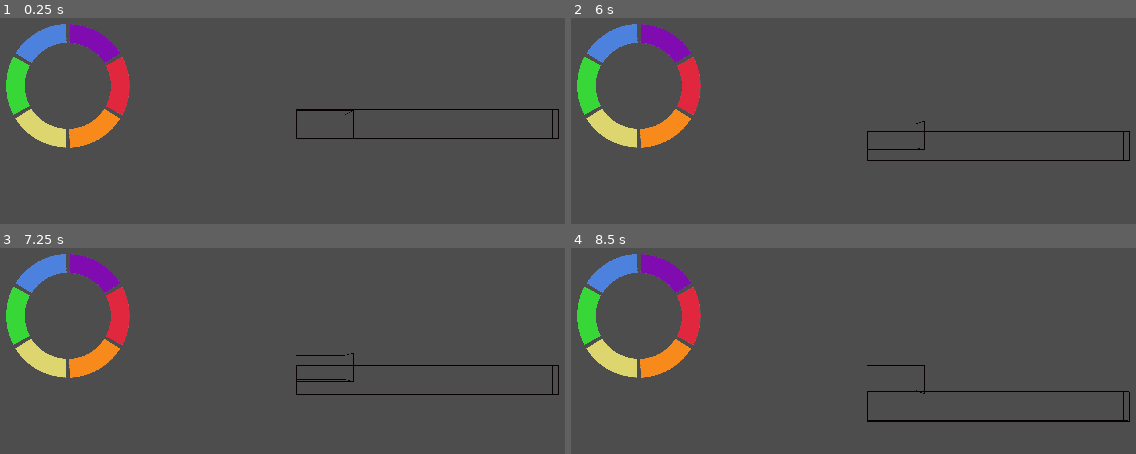
Above: before the commit, frames 1-4 (two rows, left to right).
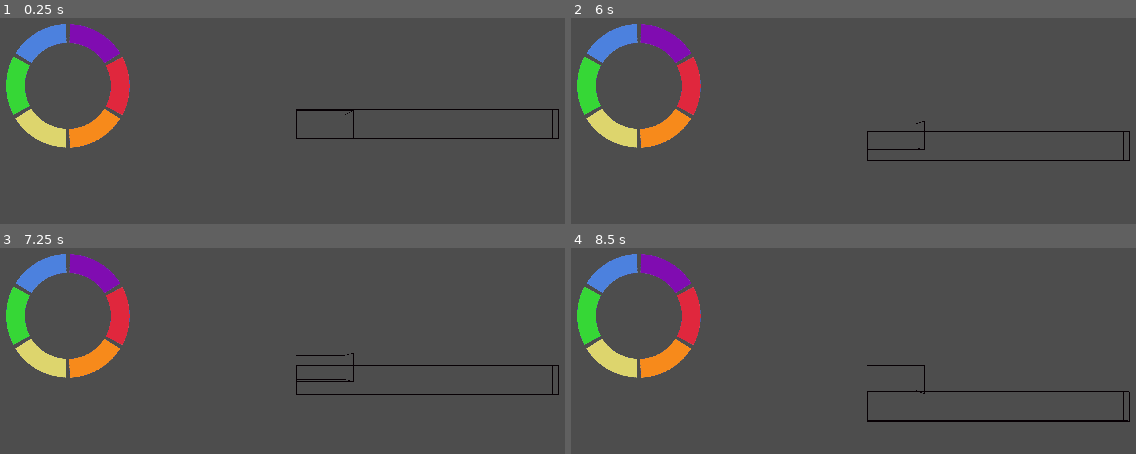
Above: after the commit, the same moments.

Repository: shibechef/sandbird
Game: Godot game, scene res://scenes/program.tscn
Two runs of this game, one before a commit and one after it. Both use one fixed random seed, a clock stepped at 60 frames per second and the inputs below. The project has no main scene, so this scene is started directly.
Inputs (mouse positions are in pixels of both pictures, inside the frame that each line leads up to):
- Up to frame 1 (0.25 s): no input
- Up to frame 2 (6 s): click (672, 85) at 0.52 s; click (655, 116) at 1.27 s; click (621, 116) at 2.02 s; click (604, 85) at 2.77 s; click (621, 55) at 3.52 s; click (655, 55) at 4.27 s; tap Enter at 5 s; move the mouse to (1045, 116) at 5.02 s; hold . (numerical decimal) 5.03-5.78 s; tap 0 (0) at 5.1 s; tap 1 (1) at 5.3, 5.85 s; tap Space (cam_up) at 5.75 s; move the mouse to (706, 162) at 5.77 s
- Up to frame 3 (7.25 s): tap 6 (6) at 6.05, 6.6 s; tap Enter at 6.5 s; move the mouse to (378, 270) at 6.52 s; hold . (numerical decimal) from 6.53 s (still down); tap Keypad 8 (8) at 6.8 s
- Up to frame 4 (8.5 s): tap Space (cam_up) at 7.25 s; move the mouse to (outside the picture) at 7.27 s; tap Keypad 8 (8) at 7.35 s; tap 9 (9) at 7.55, 8.1 s; tap Enter at 8 s; move the mouse to (1107, 437) at 8.02 s; release . (numerical decimal) at 8.03 s; press the mouse at (1107, 437) at 8.03 s

The runs differ from the first frame. In frame 1, less than 0.1% of the frame differs, in the area x 1-24%, y 2-63%; in frame 2, less than 0.1%; in frame 3, less than 0.1%; in frame 4, less than 0.1%.
Error in both runs: Assertion failed: res://user/brushes/ does not exist! (res://user/file_reader.gd:8)

Commit message:
it works nicer

Diff:
--- a/UI/scripts/radial_menu.gd
+++ b/UI/scripts/radial_menu.gd
@@ -31,6 +31,8 @@
 	for i in amount:
 		var butt = TextureButton.new()
 		butt.toggle_mode = true
+		butt.action_mode = BaseButton.ACTION_MODE_BUTTON_PRESS
+		butt.focus_mode = Control.FOCUS_NONE
 		children.append(butt)
 		add_child(butt)
 
--- a/input/color_selection_input.gd
+++ b/input/color_selection_input.gd
@@ -32,8 +32,7 @@
 		else:
 			select_color(id)
 	elif Input.is_action_pressed("select_several"):
-		if !selected:
-			select_color(id)
+		select_color(id)
 	else:
 		deselect_all()
 		select_color(id)
@@ -49,10 +48,12 @@
 	var palette = manager.palette_by_color[id]
 	var index = manager.all_palettes[palette].color_order.find(id)
 
-	manager.currently_selected_colors.append(id)
+	if !manager.currently_selected_colors.has(id):
+		manager.currently_selected_colors.append(id)
 	if palette_UIs.has(palette):
 		var ui_element: TextureButton = palette_UIs[palette].get_child(index)
 		ui_element.set_instance_shader_parameter("black_replacement", UserPreferences.selection_color)
+		ui_element.set_pressed_no_signal(true)
 
 func deselect_color(id: int) -> void:
 	var palette = manager.palette_by_color[id]
--- a/user/user_preferences.gd
+++ b/user/user_preferences.gd
@@ -10,7 +10,7 @@
 
 @export var unselected_color: Color = Color(.05, .02, .04)
 @export var selection_color: Color = Color.ALICE_BLUE
-@export var hover_color: Color = Color.LIGHT_SKY_BLUE
+@export var hover_color: Color = Color(.6, .8, 9)
 @export var outline_selection_width: float = .11
 
 @export var free_cam_sensitivity: float = 1.0
--- a/voxel_input/collision_system.gd
+++ b/voxel_input/collision_system.gd
@@ -95,7 +95,7 @@
 
 ## Do not use this for anything but voxel objects of course O_O
 func get_first_outline_col(collisions: Array[Dictionary]) -> int:
-	var margin: float = max(project_prefs.outline_selection_width * 1.1, 1.0)
+	var margin: float = max(UserPreferences.outline_selection_width * 1.1, 1.0)
 	var closest_collision: float = 10000.0
 	var best_obj: int
 	for collision in collisions:
